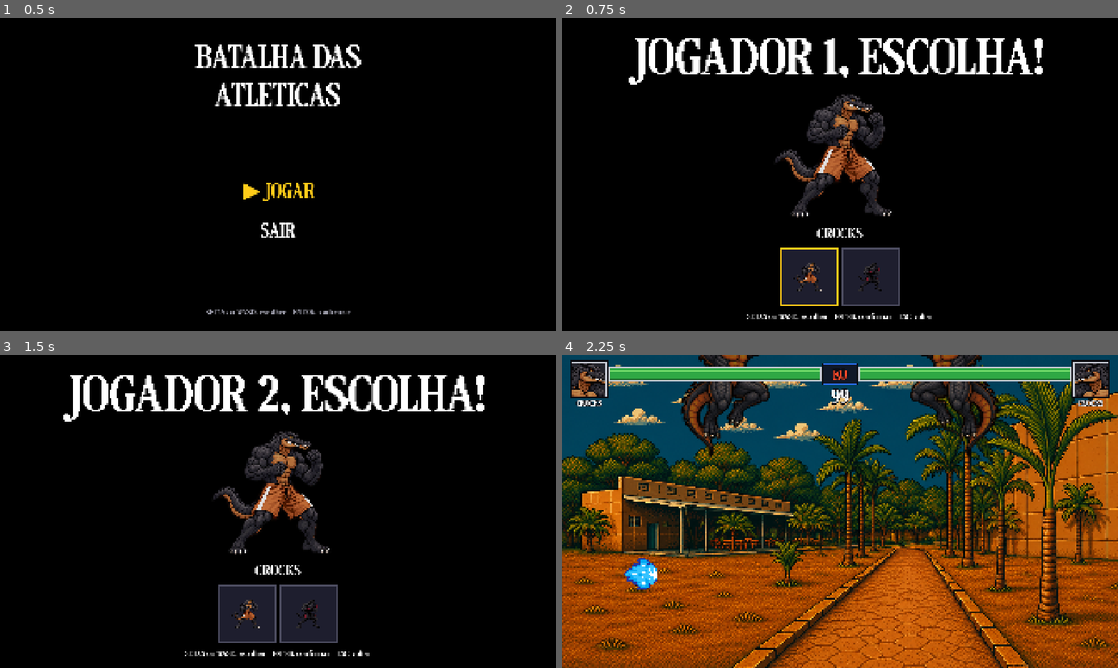
Above: before the commit, frames 1-4 (two rows, left to right).
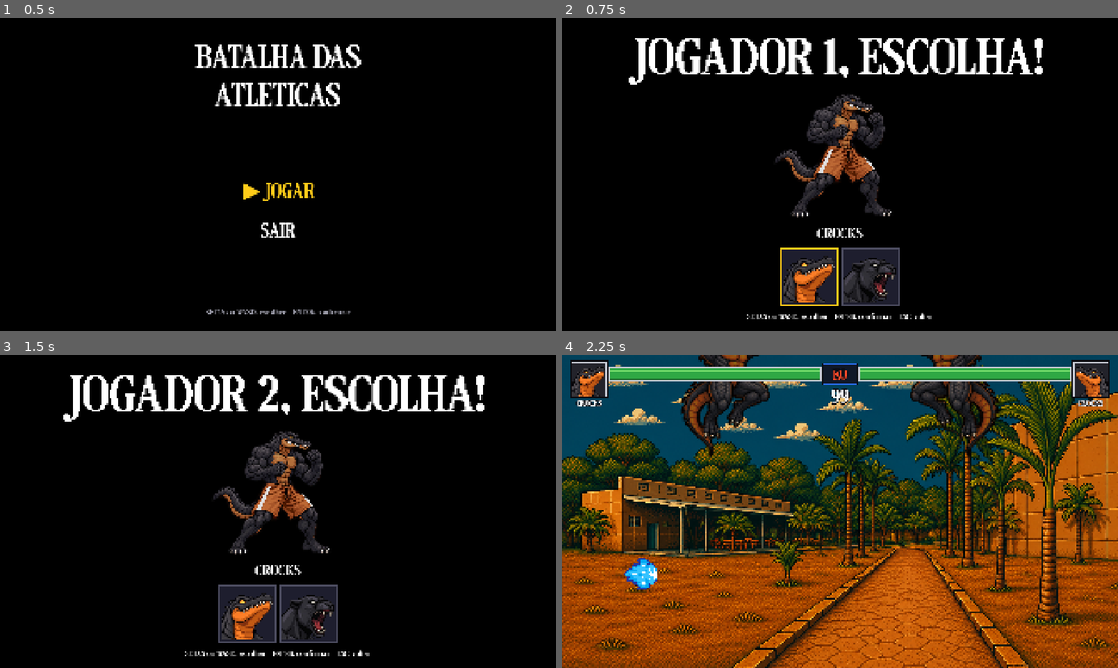
Above: after the commit, the same moments.

Repository: gustavo-laureano/atleticas-fighter
Game: Godot game, scene res://ui/main_menu/main_menu.tscn
Same seed, same stepped clock (60 frames per second), same inputs: the game is played once before the commit and once after it.
Inputs (mouse positions are in pixels of both pictures, inside the frame that each line leads up to):
- Up to frame 1 (0.5 s): no input
- Up to frame 2 (0.75 s): click "▶ JOGAR" at 0.5 s
- Up to frame 3 (1.5 s): click (244, 614) at 1.25 s
- Up to frame 4 (2.25 s): click (806, 614) at 2 s

Frame 1 is identical in both runs. In frame 2, 1.3% of the frame differs, in the area x 39-61%, y 76-91%; in frame 3, 1.3%; in frame 4, 0.9%.

Commit message:
feat: fotos de perfil na barra de vida e na seleção
Fotos main/ de cada personagem com fundo transparente, sem a borda branca do JPEG e em 64 x 64. Aparecem na barra de vida e nos cards da seleção. Originais em source/main.

Co-Authored-By: Claude Opus 5.5 <noreply@anthropic.com>

Diff:
--- a/characters/bravios/bravios_data.tres
+++ b/characters/bravios/bravios_data.tres
@@ -3,9 +3,11 @@
 [ext_resource type="Script" uid="uid://ck4u8ryvawmx1" path="res://core/characters/character_data.gd" id="1_data"]
 [ext_resource type="Texture2D" uid="uid://pm3h5bkcw7ji" path="res://characters/bravios/idle/idle.png" id="2_portrait"]
 [ext_resource type="PackedScene" uid="uid://dokibbadoma5k" path="res://characters/bravios/bravios.tscn" id="2_wsko1"]
+[ext_resource type="Texture2D" uid="uid://bc2dbglb512xr" path="res://characters/bravios/main/bravios.png" id="4_face"]
 
 [resource]
 script = ExtResource("1_data")
 display_name = "Bravios"
 portrait = ExtResource("2_portrait")
 scene = ExtResource("2_wsko1")
+face = ExtResource("4_face")
--- a/characters/crocks/crocks_data.tres
+++ b/characters/crocks/crocks_data.tres
@@ -3,9 +3,11 @@
 [ext_resource type="Script" uid="uid://ck4u8ryvawmx1" path="res://core/characters/character_data.gd" id="1_data"]
 [ext_resource type="Texture2D" uid="uid://cadurrye0twgl" path="res://characters/crocks/idle/idle.png" id="2_portrait"]
 [ext_resource type="PackedScene" uid="uid://q0vo8qgdfw4x" path="res://characters/crocks/crocks.tscn" id="3_scene"]
+[ext_resource type="Texture2D" uid="uid://bxtam16brwf8n" path="res://characters/crocks/main/crocks.png" id="4_face"]
 
 [resource]
 script = ExtResource("1_data")
 display_name = "Crocks"
 portrait = ExtResource("2_portrait")
 scene = ExtResource("3_scene")
+face = ExtResource("4_face")
--- a/core/characters/character_data.gd
+++ b/core/characters/character_data.gd
@@ -8,6 +8,8 @@
 @export var display_name: String = ""
 @export var portrait: Texture2D
 @export var scene: PackedScene
-# Rosto que aparece na barra de vida, olhando para a direita. Opcional: se
-# ficar vazio, a HUD recorta a cabeça automaticamente do topo do `portrait`.
+# Foto de perfil (pasta main/ do personagem), olhando para a direita e com
+# fundo transparente. Aparece na barra de vida e no card da seleção.
+# Opcional: se ficar vazia, a HUD recorta a cabeça do topo do `portrait` e o
+# card usa o `portrait`.
 @export var face: Texture2D
--- a/ui/character_selection/character_slot.gd
+++ b/ui/character_selection/character_slot.gd
@@ -14,5 +14,5 @@
 
 
 func setup(data: CharacterData) -> void:
-	icon = data.portrait
+	icon = data.face if data.face else data.portrait
 	tooltip_text = data.display_name
Binary file added: characters/bravios/main/bravios.png
Not shown, added: characters/bravios/main/bravios.png.import
Binary file added: characters/bravios/source/main/bravios.jpg
Binary file added: characters/bravios/source/main/bravios_grande.png
Binary file added: characters/crocks/main/crocks.png
Not shown, added: characters/crocks/main/crocks.png.import
Binary file added: characters/crocks/source/main/crocks.jpg
Binary file added: characters/crocks/source/main/crocks_grande.png
